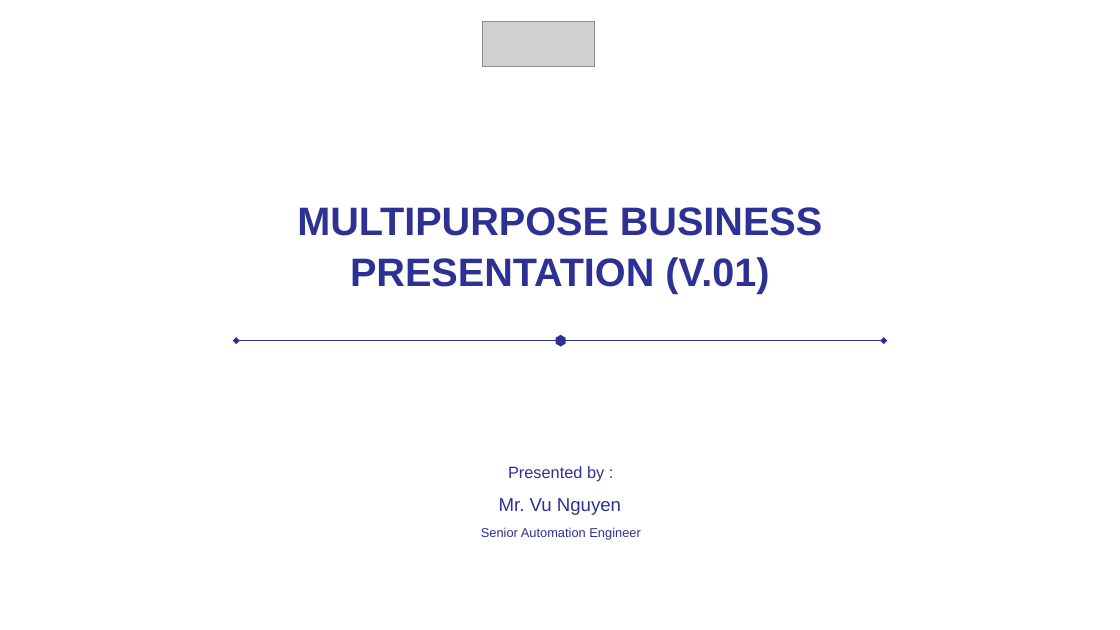
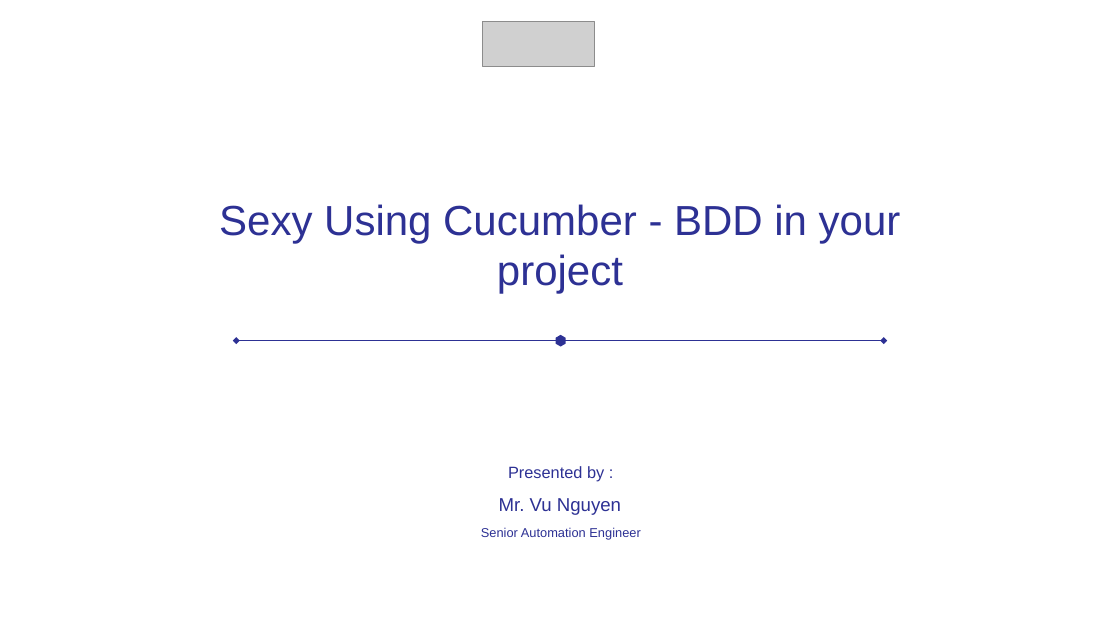
Before and after one commit to vunguyen2588/Cucumber, a slide deck: slide 1 of b4uconference_cucumber_slide.pptx. Drawn at 1120x630 pixels with LibreOffice and Linux fonts; fonts in the diff are those of the drawing; grey boxes stand for pictures. Boxes give left, top, right and bottom in pixels: in the first picture for what was removed or moved away, otherwise in the second. Text is boxed around its words. In the diff, an @@ line names an element or a change of style, - is before the commit and + after.

```diff
--- a/b4uconference_cucumber_slide.pptx
+++ b/b4uconference_cucumber_slide.pptx
@@ title at bbox=[219, 204, 901, 294]: text changed; size 34 to 36 pt; bold off @@
-MULTIPURPOSE BUSINESS PRESENTATION (V.01)
+Sexy Using Cucumber - BDD in your project
```
Also in this commit, not shown: 4 other slides changed, 2 slides added, 26 other files.
